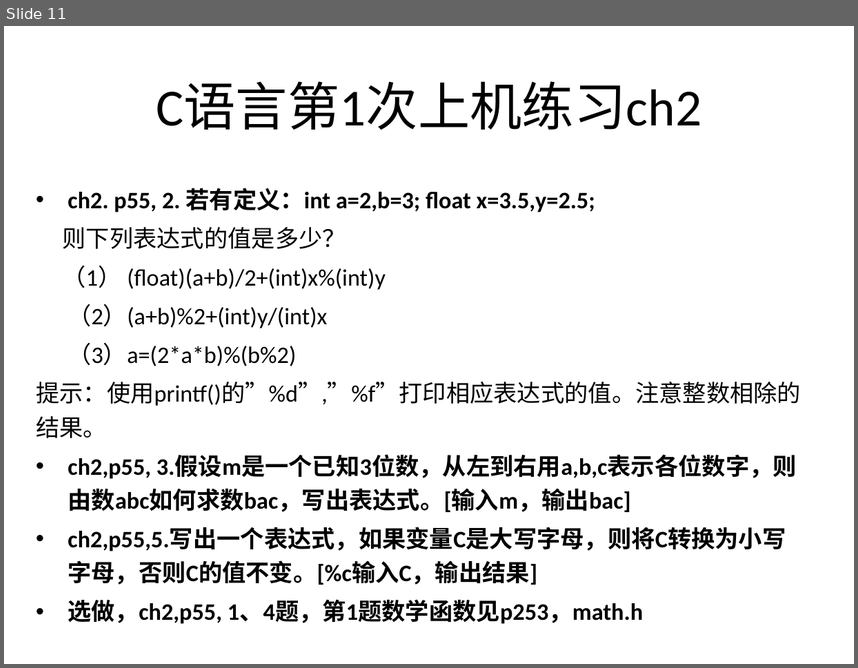
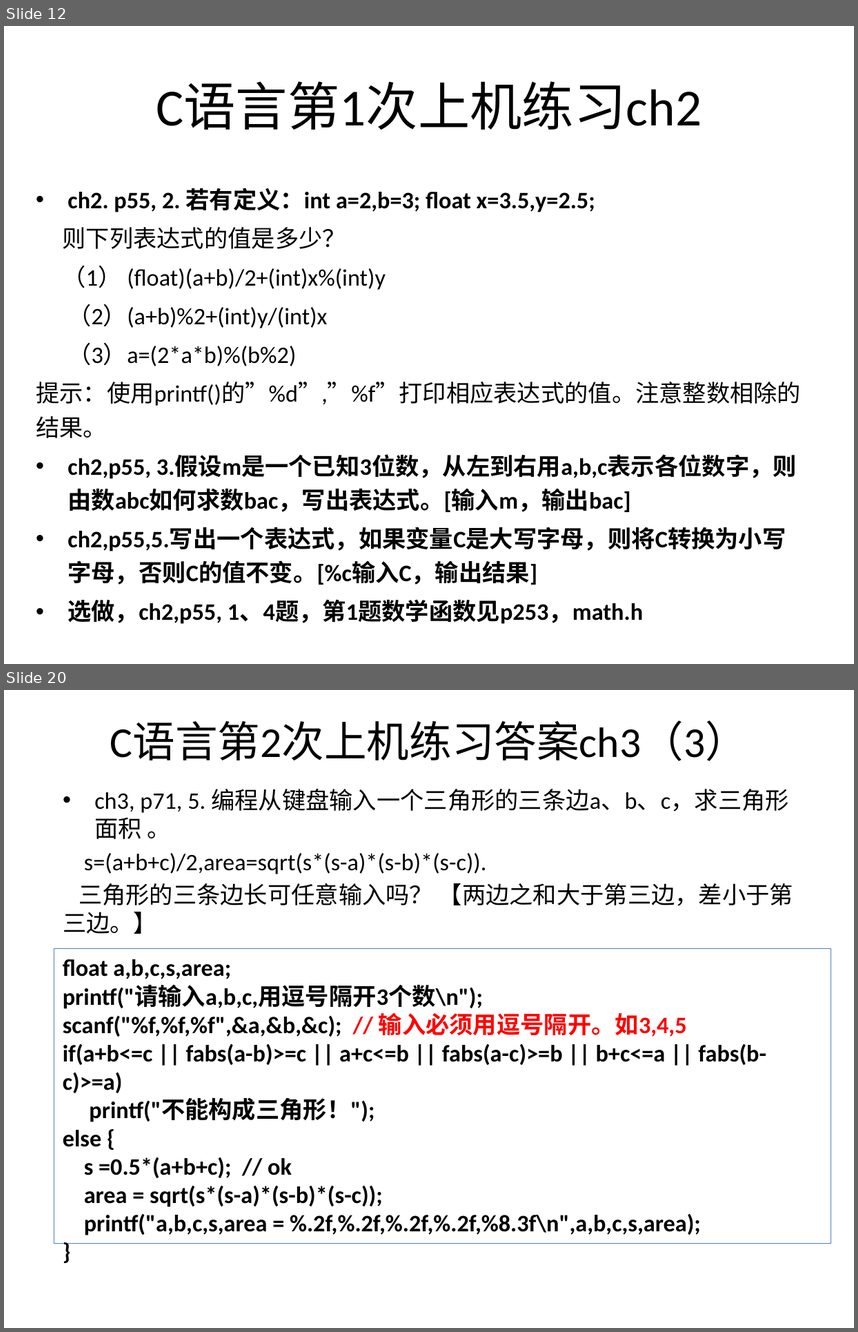
Before and after one commit to jtrfid/C-Repositories, a slide deck: 2016/上机安排.pptx. Shown one above the other, each under a label of ours: slide 11 before the commit, slides 12 and 20 after it; the slides between them are not shown. The pictures are 858x668 and 858x1332 pixels, drawn with LibreOffice and Linux fonts; fonts in the diff are those of the drawing. Boxes give left, top, right and bottom in pixels: in the first picture for what was removed or moved away, otherwise in the second. Text is boxed around its words. In the diff, an @@ line names an element or a change of style, - is before the commit and + after.

Commit message:
修订上机安排

```diff
--- a/2016/上机安排.pptx
+++ b/2016/上机安排.pptx
@@ slide 20 added at (4,690,854,1328), background #FFFFFF @@
@@ title added at (110,722,748,761), 36 pt, text #000000 @@
+C语言第2次上机练习答案ch3（3）
@@ text added at (63,789,793,934), 20 pt, text #000000 @@
+• ch3, p71, 5. 编程从键盘输入一个三角形的三条边a、b、c，求三角形面积 。
+s=(a+b+c)/2,area=sqrt(s*(s-a)*(s-b)*(s-c)).
+三角形的三条边长可任意输入吗？ 【两边之和大于第三边，差小于第三边。】
@@ rectangle added at (54,949,831,1243), outline #4F81BD 0.75 pt, 20 pt, text #000000, bold @@
+float a,b,c,s,area;
+printf("请输入a,b,c,用逗号隔开3个数\n");
+scanf("%f,%f,%f",&a,&b,&c); // 输入必须用逗号隔开。如3,4,5
+if(a+b<=c || fabs(a-b)>=c || a+c<=b || fabs(a-c)>=b || b+c<=a || fabs(b-c)>=a)
+printf("不能构成三角形！");
+else {
+s =0.5*(a+b+c); // ok
+area = sqrt(s*(s-a)*(s-b)*(s-c));
+printf("a,b,c,s,area = %.2f,%.2f,%.2f,%.2f,%8.3f\n",a,b,c,s,area);
+}
@@ what was slide 11 is now slide 12 @@
```
Also in this commit, not shown: 10 slides changed, 8 other slides added, 1 other file.
